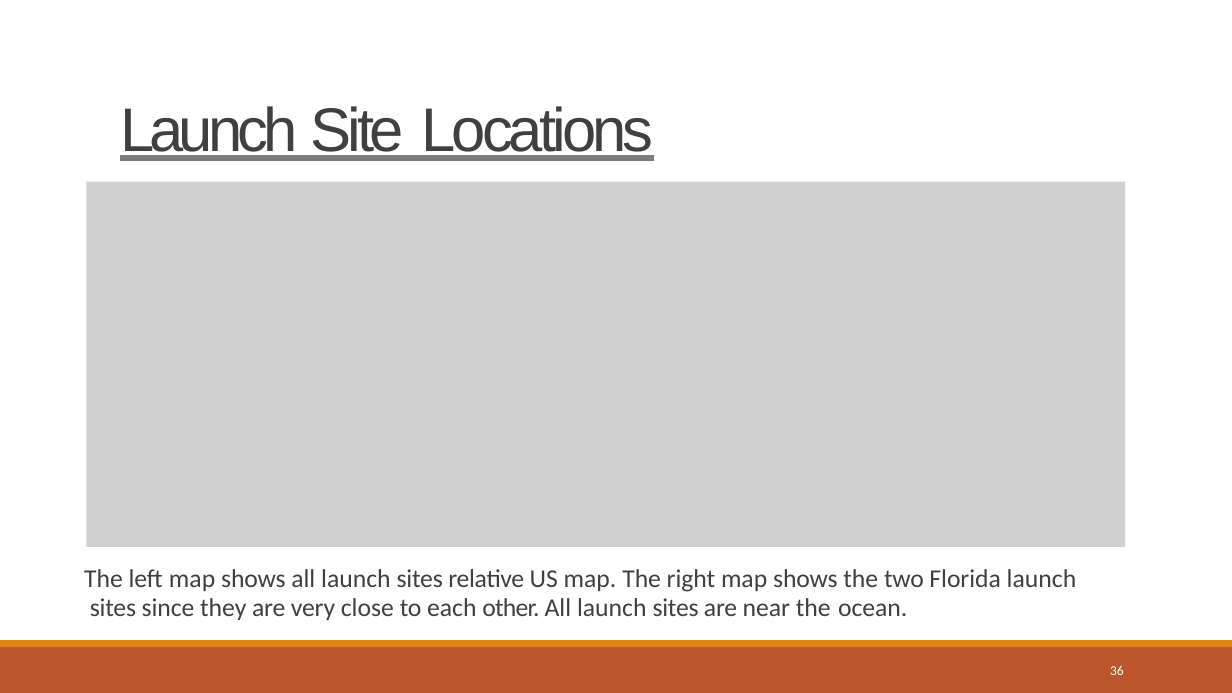
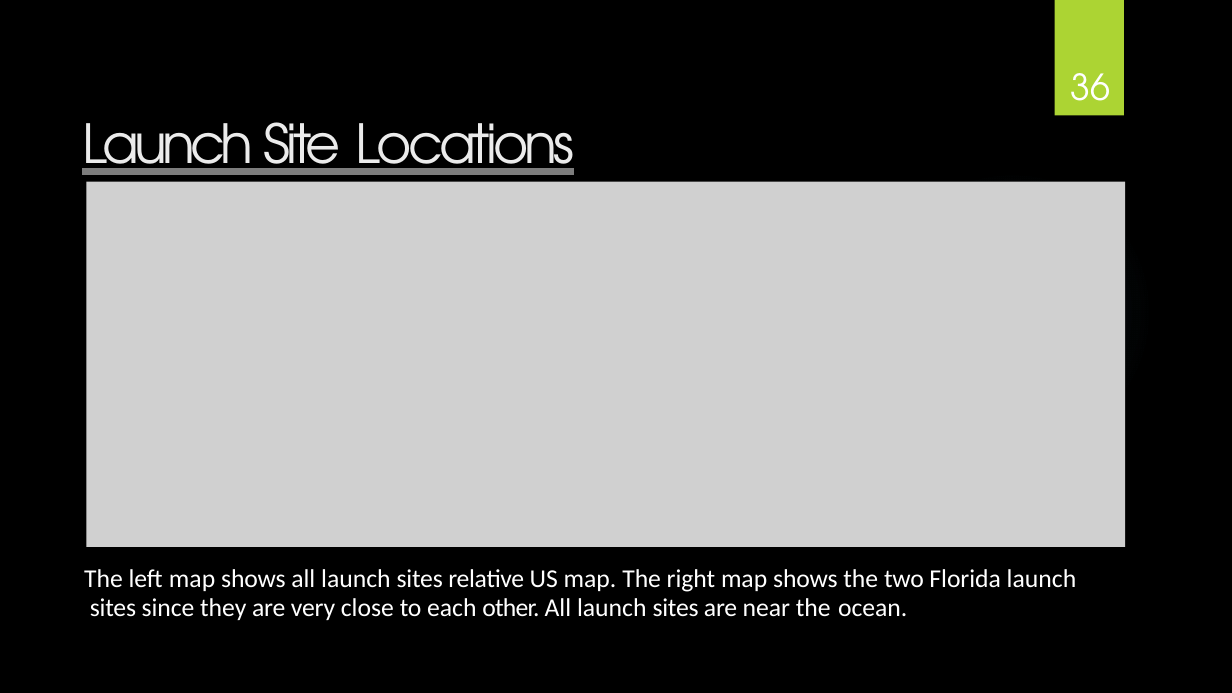
Before and after one commit to Ayyodeji/Applied_Data_Science_Capstone, a slide deck: slide 36 of Week 5 Present Your Data-Driven Insights/Data Science Journey.pptx. Drawn at 1232x693 pixels with LibreOffice and Linux fonts; fonts in the diff are those of the drawing; grey boxes stand for pictures; background and template pictures are left out. Boxes give left, top, right and bottom in pixels: in the first picture for what was removed or moved away, otherwise in the second. Text is boxed around its words. In the diff, an @@ line names an element or a change of style, - is before the commit and + after.

```diff
--- a/Week 5 Present Your Data-Driven Insights/Data Science Journey.pptx
+++ b/Week 5 Present Your Data-Driven Insights/Data Science Journey.pptx
@@ background #FFFFFF to picture (left out) @@
@@ rectangle added at (x1=1055, y1=0, x2=1124, y2=116), fill #ACD433 @@
@@ title "Launch Site Locations" moved from (x1=120, y1=106, x2=653, y2=161) to (x1=82, y1=122, x2=575, y2=188) @@
@@ title "Launch Site Locations" at (x1=82, y1=122, x2=575, y2=188): size 48 to 42 pt, font Arial to TeX Gyre Adventor, text colour #404040 to #EBEBEB @@
@@ page number moved from (x1=1110, y1=666, x2=1124, y2=675) to (x1=1070, y1=73, x2=1110, y2=117) @@
@@ page number at (x1=1070, y1=73, x2=1110, y2=117): size 10.5 to 28 pt, font Calibri to TeX Gyre Adventor; alignment left to centre; vertical alignment top to bottom @@
@@ ellipse added at (x1=870, y1=169, x2=1154, y2=454), fill gradient #7AC4F0 @@
@@ text "The left map shows all ..." at (x1=84, y1=569, x2=1077, y2=620): text colour #404040 to #FFFFFF @@
@@ freeform shape removed at (x1=0, y1=647, x2=1232, y2=693) @@
@@ freeform shape removed at (x1=0, y1=640, x2=1232, y2=647) @@
```
Also in this commit, not shown: 45 other slides changed, 1 slide removed, 1 other file.
